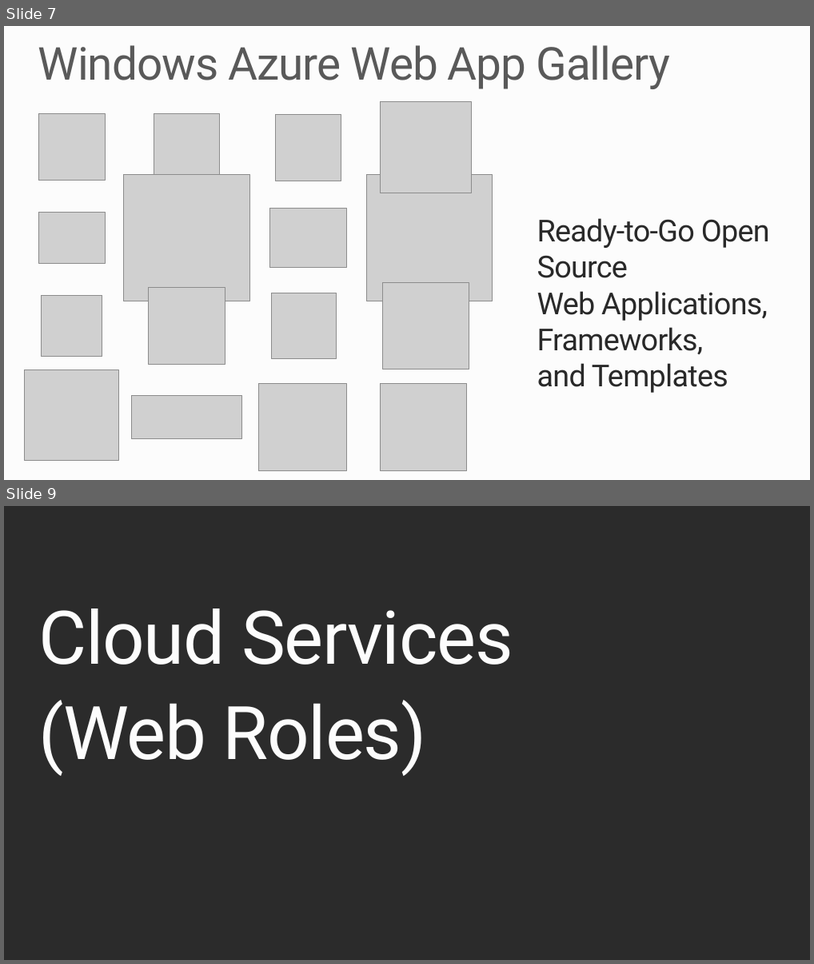
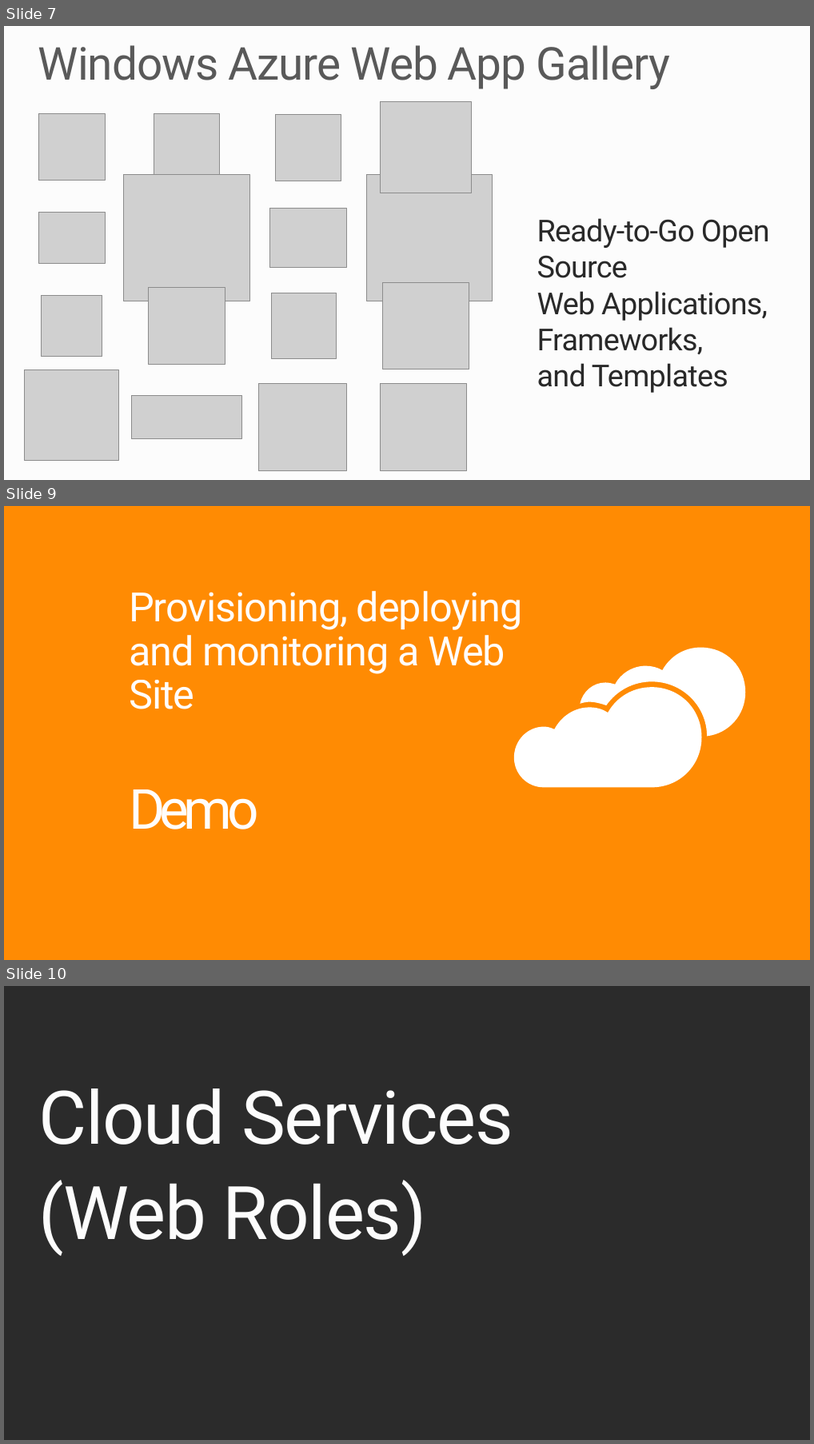
Before and after one commit to robdmoore/AzureWebAppsPresentation, a slide deck: Presentation.pptx. Shown one above the other, each under a label of ours: slides 7 and 9 before the commit, slides 7, 9 and 10 after it; the slides between them are not shown. The pictures are 814x964 and 814x1444 pixels, drawn with LibreOffice and Linux fonts; fonts in the diff are those of the drawing; grey boxes stand for pictures; background and template pictures are left out; a plain dark background stands for a picture behind light text. Boxes give left, top, right and bottom in pixels: in the first picture for what was removed or moved away, otherwise in the second. Text is boxed around its words. In the diff, an @@ line names an element or a change of style, - is before the commit and + after.

```diff
--- a/Presentation.pptx
+++ b/Presentation.pptx
@@ slide 9 added at box(4, 506, 810, 960), background #FF8A00 @@
@@ title added at box(129, 591, 523, 709), 48 pt, text #FFFFFF at 98% opacity @@
+Provisioning, deploying and monitoring a Web Site
@@ freeform shape added at box(581, 648, 746, 736), fill #FFFFFF @@
@@ freeform shape added at box(514, 687, 702, 788), fill #FFFFFF @@
@@ text added at box(129, 789, 258, 829), 66 pt, text #FFFFFF @@
+Demo
@@ what was slide 9 is now slide 10 @@
```
Also in this commit, not shown: 2 slides changed, 17 other slides added, 5 slides removed.
